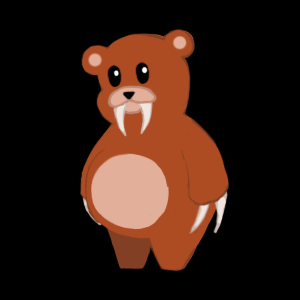
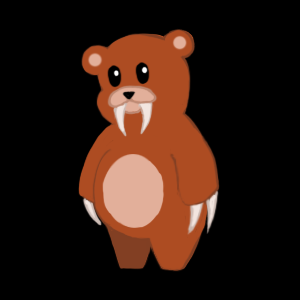
Layers edited between the first and the second (300, 300) image:
hid "1 copy 3", painted on it over (x1=78, y1=115, x2=230, y2=255)
showed "1 copy 4", painted on it over (x1=78, y1=115, x2=221, y2=255)
